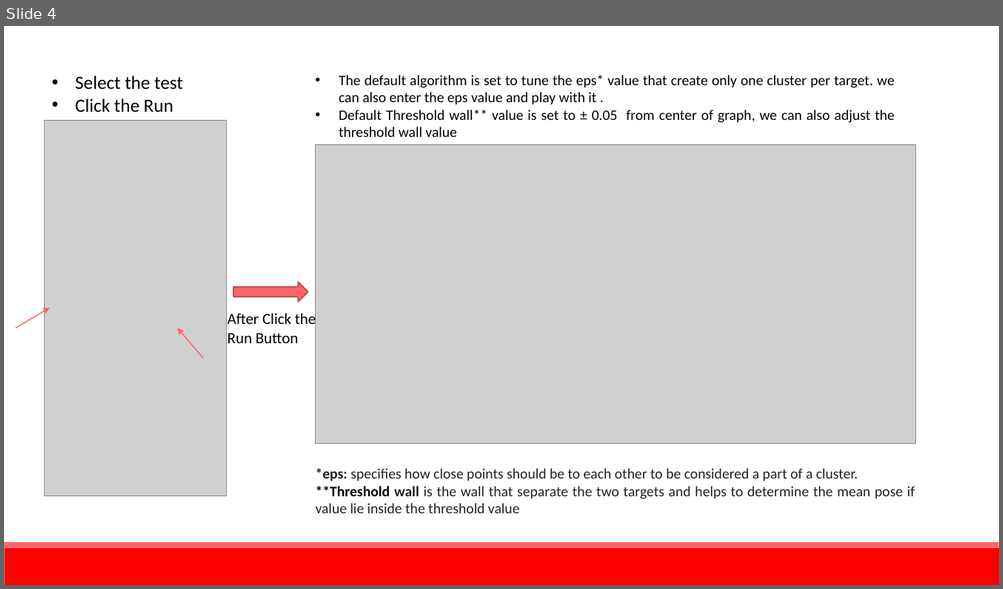
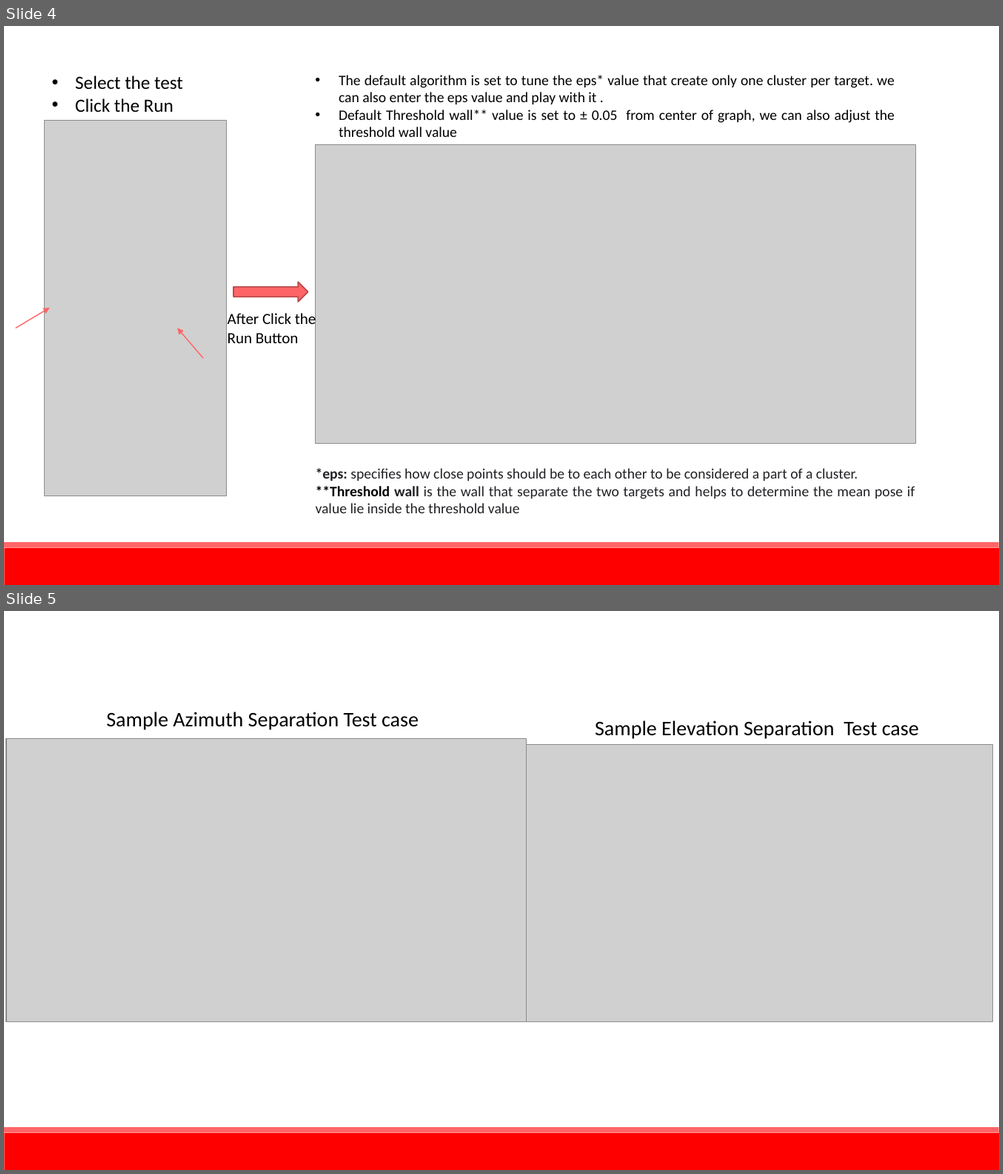
Before and after one commit to siddahant/Radar_GUI, a slide deck: RADAR.pptx. Shown one above the other, each under a label of ours: slide 4 before the commit, slides 4 and 5 after it. The pictures are 1003x589 and 1003x1174 pixels, drawn with LibreOffice and Linux fonts; fonts in the diff are those of the drawing; grey boxes stand for pictures. Boxes give left, top, right and bottom in pixels: in the first picture for what was removed or moved away, otherwise in the second. Text is boxed around its words. In the diff, an @@ line names an element or a change of style, - is before the commit and + after.

```diff
--- a/RADAR.pptx
+++ b/RADAR.pptx
@@ slide 5 added at (x1=4, y1=611, x2=999, y2=1170), background #FFFFFF; not listed: 2 template elements that a slide beside it also shows @@
@@ text added at (x1=106, y1=712, x2=418, y2=730), 20 pt, text #000000 @@
+Sample Azimuth Separation Test case
@@ text added at (x1=595, y1=721, x2=919, y2=739), 20 pt, text #000000 @@
+Sample Elevation Separation Test case
@@ picture added at (x1=6, y1=738, x2=526, y2=1022) @@
@@ picture added at (x1=526, y1=744, x2=993, y2=1022) @@
```
Also in this commit, not shown: 1 other file.
